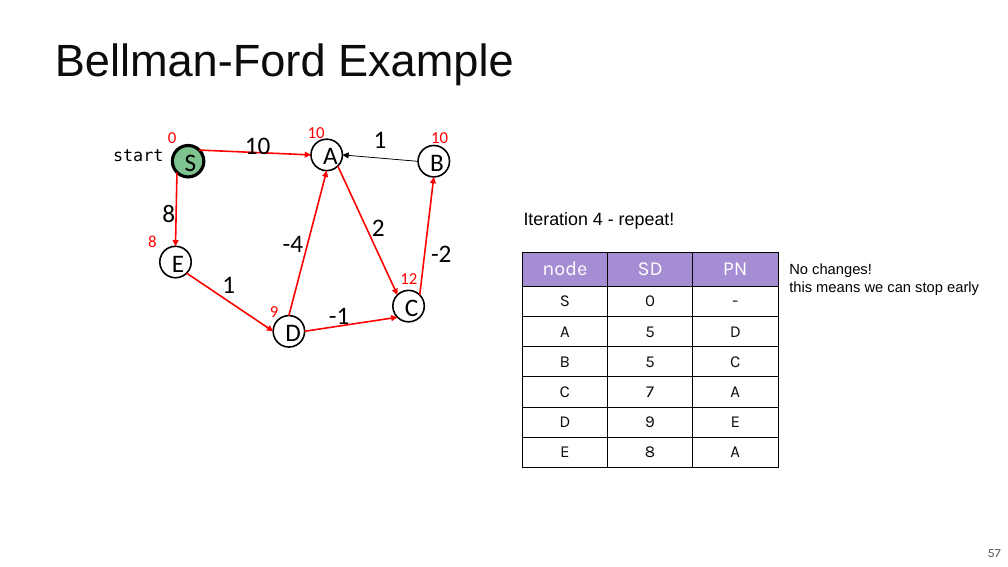
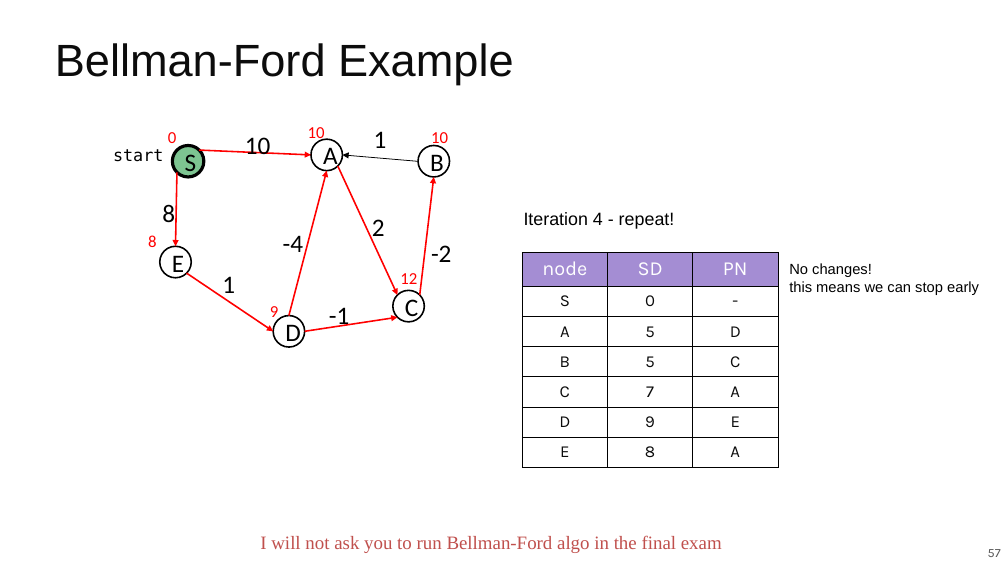
Before and after one commit to guhofstra/CSC111Fa25, a slide deck: slide 57 of PPTs/Lecture 13-shortest paths.pptx. Drawn at 1008x567 pixels with LibreOffice and Linux fonts; fonts in the diff are those of the drawing. Boxes give left, top, right and bottom in pixels: in the first picture for what was removed or moved away, otherwise in the second. Text is boxed around its words. In the diff, an @@ line names an element or a change of style, - is before the commit and + after.

```diff
--- a/PPTs/Lecture 13-shortest paths.pptx
+++ b/PPTs/Lecture 13-shortest paths.pptx
@@ text added at box(260, 535, 722, 553), 18 pt, text #C0504D @@
+I will not ask you to run Bellman-Ford algo in the final exam
```
Also in this commit, not shown: 5 other slides changed, 3 other files.
